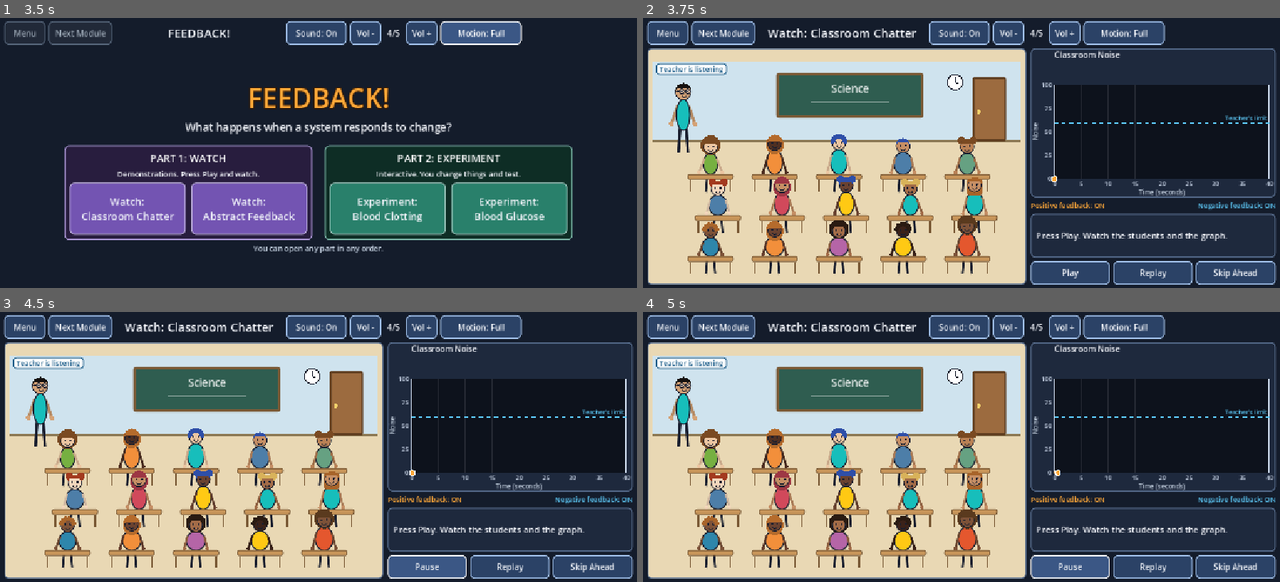
Above: before the commit, frames 1-4 (two rows, left to right).
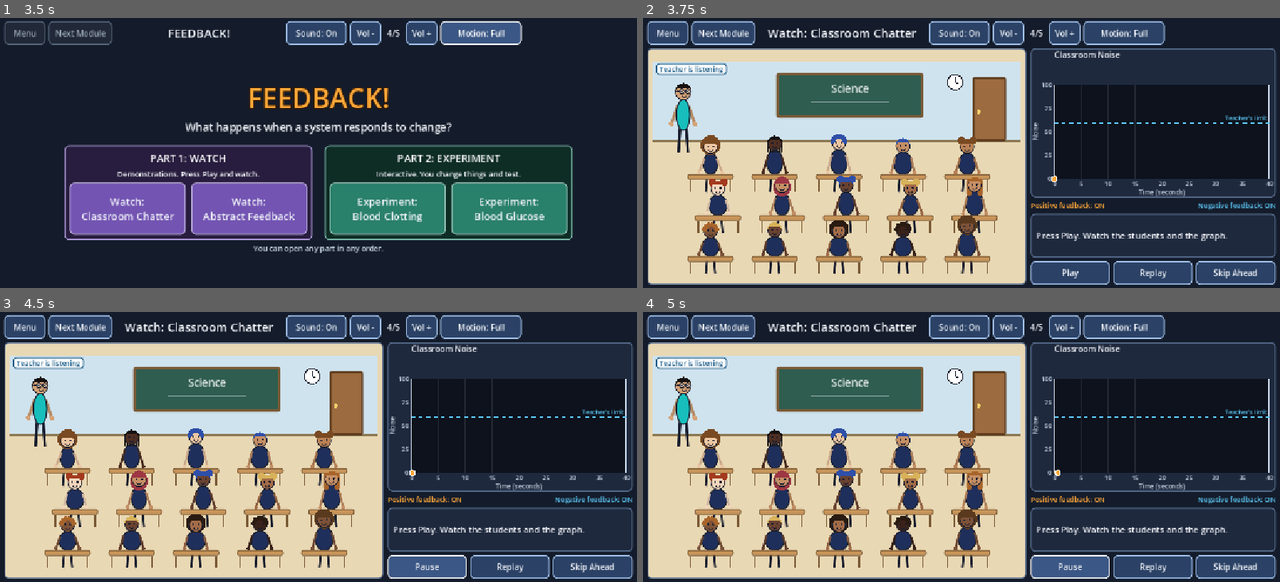
Above: after the commit, the same moments.

Repository: SFMiner/feedback-sim
Game: Godot game, scene res://scenes/Main.tscn
Two runs of this game, one before a commit and one after it. Both use one fixed random seed, a clock stepped at 60 frames per second and the inputs below.
Inputs:
- Up to frame 1 (3.5 s): click "Vol -" at 0.5 s; click "Vol +" at 1.25 s; click "Motion: Full" at 2 s; click "Motion: Reduced" at 2.75 s
- Up to frame 2 (3.75 s): click "Watch: Classroom Chatter" at 3.5 s
- Up to frame 3 (4.5 s): click "Play" at 4.25 s
- Up to frame 4 (5 s): no input

Frame 1 is identical in both runs. In frame 2, 2.4% of the frame differs, in the area x 9-54%, y 43-89%; in frame 3, 2.4%; in frame 4, 2.4%.

Commit message:
Navy student shirts; at most one head covering; clearer long hair
Co-Authored-By: Claude Fable 5.2 <noreply@anthropic.com>
Claude-Session: https://claude.ai/code/session_01U97Ud8q1ayceVGtUZJF3oi

Diff:
--- a/scripts/classroom/classroom_view.gd
+++ b/scripts/classroom/classroom_view.gd
@@ -23,6 +23,12 @@
 const TEACHER_X: float = 58.0
 const FLOOR_Y: float = 152.0
 const DOOR_X: float = 640.0
+const STUDENT_SHIRT: Color = Color("1f2f5c")
+## At most this many students wear a head covering; any others the seed produces get one of the
+## replacement hair styles instead.
+const MAX_HEAD_COVERINGS: int = 1
+const KEEP_COVERING_FROM: int = 1
+const REPLACEMENT_STYLES: Array[int] = [6, 0, 3, 4]
 const TEACHER2_HAIR: Color = Color("3fd6b4")
 const VOICE_COLORS: Array[Color] = [Color("ffd166"), Color("ef8354"), Color("06d6a0"), Color("9bd1ff")]
 
@@ -70,6 +76,17 @@
 	_looks.clear()
 	for i: int in range(ClassroomModel.COUNT):
 		_looks.append(_random_look(rng))
+	# Uniform shirts. A head covering keeps the colour the seed gave that student.
+	var coverings: int = 0
+	var replaced: int = 0
+	for look: Dictionary in _looks:
+		look["scarf"] = look["shirt"]
+		look["shirt"] = STUDENT_SHIRT
+		if int(look["style"]) == 7:
+			coverings += 1
+			if coverings <= KEEP_COVERING_FROM or coverings > KEEP_COVERING_FROM + MAX_HEAD_COVERINGS:
+				look["style"] = REPLACEMENT_STYLES[replaced % REPLACEMENT_STYLES.size()]
+				replaced += 1
 	# The two teachers are fixed characters (owner's brief); only their shirts come from the seed.
 	_teacher_look = _random_look(rng)
 	_teacher2_look = _random_look(rng)
@@ -242,13 +259,15 @@
 	var skin: Color = look["skin"]
 	var hair: Color = look["hair"]
 	var style: int = look["style"]
-	var cloth: Color = look["shirt"]
+	var cloth: Color = look.get("scarf", look["shirt"])
 	# Hair that sits behind the head.
 	match style:
 		1:
 			draw_circle(c + Vector2(0.0, -3.0), r * 1.45, hair)
 		2:
-			UI.round_rect(self, Rect2(c.x - r * 1.15, c.y - r * 0.9, r * 2.3, r * 2.4), hair, Color(0, 0, 0, 0), 0, 6)
+			# Long hair: two locks falling past the shoulders, open under the chin.
+			UI.round_rect(self, Rect2(c.x - r * 1.2, c.y - r * 0.9, r * 0.75, r * 2.5), hair, Color(0, 0, 0, 0), 0, 5)
+			UI.round_rect(self, Rect2(c.x + r * 0.45, c.y - r * 0.9, r * 0.75, r * 2.5), hair, Color(0, 0, 0, 0), 0, 5)
 		3:
 			UI.ellipse(self, c + Vector2(r * 1.2, r * 0.2), r * 0.45, r * 0.9, hair)
 		5:
